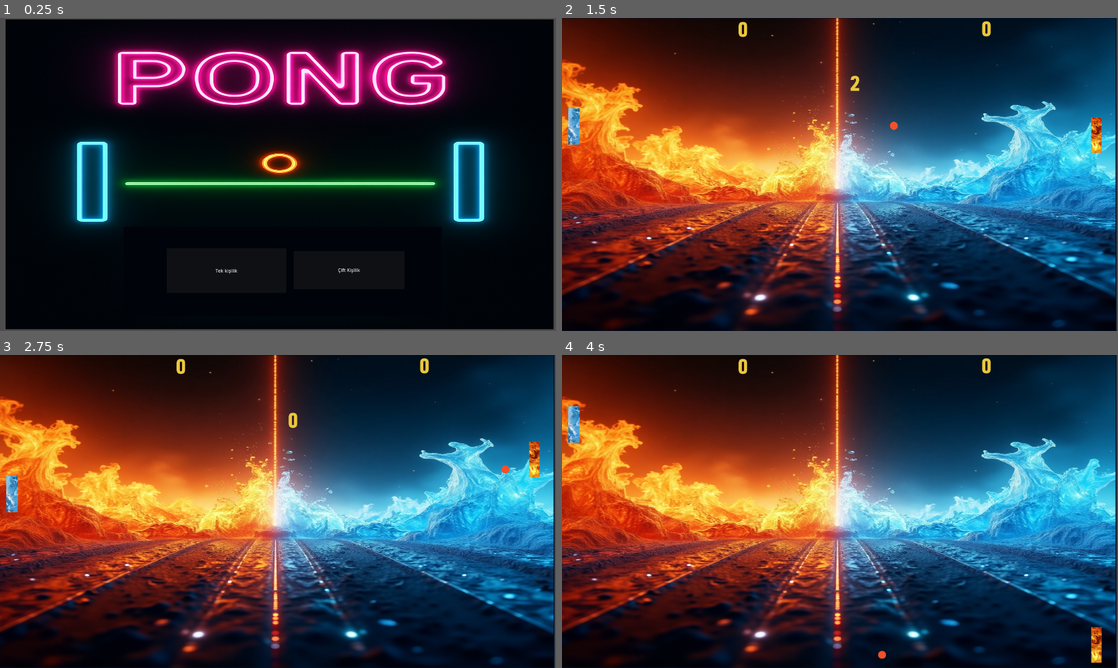
Above: before the commit, frames 1-4 (two rows, left to right).
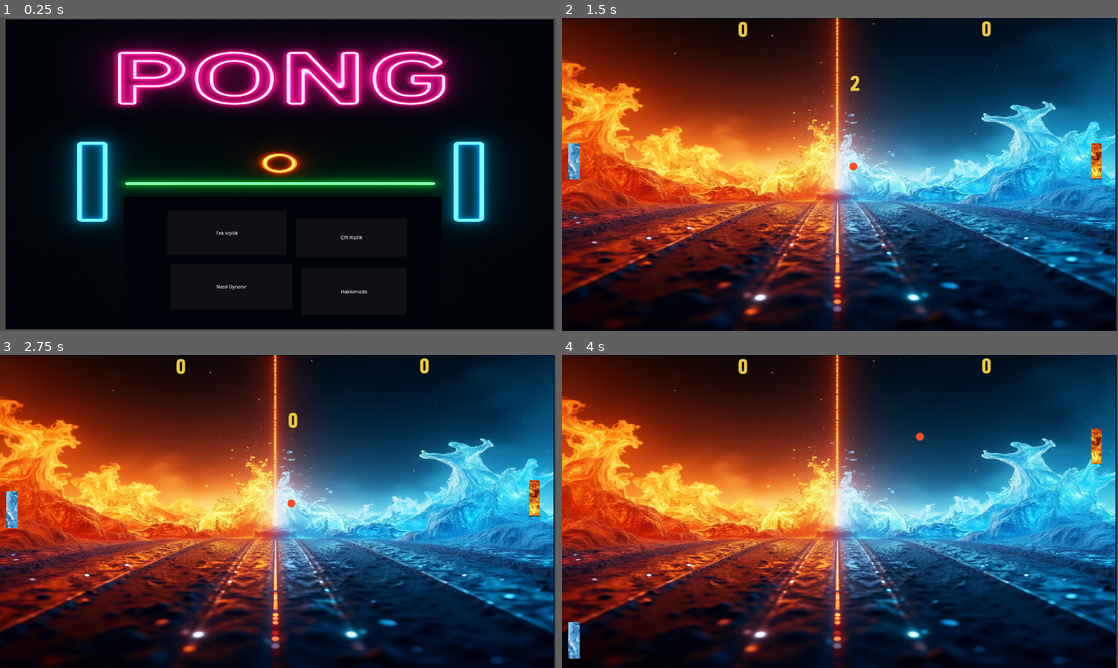
Above: after the commit, the same moments.

Repository: Abdulkadir2516/Ping_pong_oyunu_op7
Game: Godot game, scene res://sahneler/giris.tscn
The game is run twice, just before and just after one commit, with the same random seed, the same clock (stepped at 60 frames per second) and the same inputs.
Inputs:
- Up to frame 1 (0.25 s): no input
- Up to frame 2 (1.5 s): click "Tek kişilik" at 0.5 s; tap Enter (devam et, bound only before the commit) at 1.25 s; hold Up (up, bound only after the commit) from 1.28 s (still down); hold 1 (1, bound only before the commit) from 1.28 s (still down)
- Up to frame 3 (2.75 s): tap 2 (2, bound only before the commit) at 1.55, 2.1 s; release Up (up, bound only after the commit) at 2.03 s; release 1 (1, bound only before the commit) at 2.03 s; hold Down (down, bound only after the commit) from 2.03 s (still down); tap S (aşağı git) at 2.3 s
- Up to frame 4 (4 s): release Down (down, bound only after the commit) at 2.78 s; hold S (aşağı git) 2.78-3.53 s; hold Up (up, bound only after the commit) from 2.78 s (still down); tap Enter (devam et, bound only before the commit) at 3.05, 3.6 s; tap Space (durdur, bound only before the commit) at 3.8 s

The runs differ from the first frame. In frame 1, 0.2% of the frame differs, in the area x 38-80%, y 57-88%; in frame 2, 0.9%; in frame 3, 0.8%; in frame 4, 1.0%, in the area x 1-98%, y 16-99%.

Commit message:
.

Diff:
--- a/kodlar/bölüm.gd
+++ b/kodlar/bölüm.gd
@@ -47,11 +47,6 @@
 		$AcceptDialog.dialog_text = "Kaybettiniz"
 		_on_pause_button_pressed()
 
-	if Input.is_action_pressed("devam et"):
-		_on_close_button_pressed()
-	if Input.is_action_pressed("durdur"):
-		_on_pause_button_pressed()
-
 func _on_zamanlayıcı_timeout():
 	get_tree().call_group("topgrup","toputekrarbaslat")
 	$"Zamanlayıcının Metni".visible = false
--- a/kodlar/giris.gd
+++ b/kodlar/giris.gd
@@ -9,3 +9,10 @@
 func _on_cift_kisilik_pressed() -> void:
 	Global.check = true
 	get_tree().change_scene_to_file("res://sahneler/bölüm.tscn")
+
+
+
+
+
+func _on_nasıl_oynanir_pressed() -> void:
+	get_tree().change_scene_to_file("res://sahneler/nasıl_oynanır.tscn")
--- a/kodlar/rakip_oyuncu.gd
+++ b/kodlar/rakip_oyuncu.gd
@@ -23,10 +23,10 @@
 
 
 
-	if Global.check and Input.is_action_pressed("yukarı git"):
+	if Global.check and Input.is_action_pressed("up"):
 		velocity.y = velocity.y - 1
 		move_and_collide(velocity * hiz)
-	if Global.check and Input.is_action_pressed("aşağı git"):
+	if Global.check and Input.is_action_pressed("down"):
 		velocity.y = velocity.y + 1
 		move_and_collide(velocity * hiz)
 
--- a/project.godot
+++ b/project.godot
@@ -29,35 +29,23 @@
 [input]
 
 "yukarı git"={
-"deadzone": 0.5,
-"events": [Object(InputEventKey,"resource_local_to_scene":fa …(140 unchanged characters)… d":false,"keycode":0,"physical_keycode":4194320,"key_label":0,"unicode":0,"location":0,"echo":false,"script":null)
-, Object(InputEventKey,"resource_local_to_scene":false,"resource_name":"","device":-1,"window_id":0,"alt_pressed":false,"shift_pressed":false,"ctrl_pressed":false,"meta_pressed":false,"pressed":false,"keycode":0,"physical_keycode":87,"key_label":0,"unicode":119,"location":0,"echo":false,"script":null)
+"deadzone": 0.2,
+"events": [Object(InputEventKey,"resource_local_to_scene":fa …(140 unchanged characters)… d":false,"keycode":0,"physical_keycode":87,"key_label":0,"unicode":119,"location":0,"echo":false,"script":null)
 ]
 }
 "aşağı git"={
-"deadzone": 0.5,
-"events": [Object(InputEventKey,"resource_local_to_scene":false,"resource_name":"","device":0,"window_id":0,"alt_pressed":false,"shift_pressed":false,"ctrl_pressed":false,"meta_pressed":false,"pressed":false,"keycode":0,"physical_keycode":4194322,"key_label":0,"unicode":0,"location":0,"echo":false,"script":null)
-, Object(InputEventKey,"resource_local_to_scene":false,"resource_name":"","device":-1,"window_id":0,"alt_pressed":false,"shift_pressed":false,"ctrl_pressed":false,"meta_pressed":false,"pressed":false,"keycode":0,"physical_keycode":83,"key_label":0,"unicode":115,"location":0,"echo":false,"script":null)
+"deadzone": 0.2,
+"events": [Object(InputEventKey,"resource_local_to_scene":false,"resource_name":"","device":-1,"window_id":0,"alt_pressed":false,"shift_pressed":false,"ctrl_pressed":false,"meta_pressed":false,"pressed":false,"keycode":0,"physical_keycode":83,"key_label":0,"unicode":115,"location":0,"echo":false,"script":null)
 ]
 }
-durdur={
+up={
 "deadzone": 0.2,
-"events": [Object(InputEventKey,"resource_local_to_scene":fa …(139 unchanged characters)… d":false,"keycode":0,"physical_keycode":32,"key_label":0,"unicode":0,"location":0,"echo":false,"script":null)
+"events": [Object(InputEventKey,"resource_local_to_scene":fa …(139 unchanged characters)… d":false,"keycode":0,"physical_keycode":4194320,"key_label":0,"unicode":0,"location":0,"echo":false,"script":null)
 ]
 }
-"devam et"={
+down={
 "deadzone": 0.2,
-"events": [Object(InputEventKey,"resource_local_to_scene":fa …(144 unchanged characters)… lse,"keycode":0,"physical_keycode":4194309,"key_label":0,"unicode":0,"location":0,"echo":false,"script":null)
-]
-}
-1={
-"deadzone": 0.2,
-"events": [Object(InputEventKey,"resource_local_to_scene":false,"resource_name":"","device":0,"window_id":0,"alt_pressed":false,"shift_pressed":false,"ctrl_pressed":false,"meta_pressed":false,"pressed":false,"keycode":0,"physical_keycode":49,"key_label":0,"unicode":0,"location":0,"echo":false,"script":null)
-]
-}
-2={
-"deadzone": 0.2,
-"events": [Object(InputEventKey,"resource_local_to_scene":false,"resource_name":"","device":0,"window_id":0,"alt_pressed":false,"shift_pressed":false,"ctrl_pressed":false,"meta_pressed":false,"pressed":false,"keycode":0,"physical_keycode":50,"key_label":0,"unicode":0,"location":0,"echo":false,"script":null)
+"events": [Object(InputEventKey,"resource_local_to_scene":fa …(144 unchanged characters)… lse,"keycode":0,"physical_keycode":4194322,"key_label":0,"unicode":0,"location":0,"echo":false,"script":null)
 ]
 }
 
--- a/sahneler/giris.tscn
+++ b/sahneler/giris.tscn
@@ -18,27 +18,42 @@
 anchor_right = 1.0
 anchor_bottom = 1.0
 offset_left = 426.0
-offset_top = 720.0
+offset_top = 615.0
 offset_right = 1524.0
-offset_bottom = 1029.0
+offset_bottom = 1068.0
 grow_horizontal = 0
 grow_vertical = 0
 color = Color(0, 0.0117647, 0.0352941, 1)
 
 [node name="tek_kisilik" type="Button" parent="."]
-offset_left = 576.0
-offset_top = 794.0
-offset_right = 988.0
-offset_bottom = 949.0
+offset_left = 578.0
+offset_top = 664.0
+offset_right = 990.0
+offset_bottom = 819.0
 text = "Tek kişilik"
 
 [node name="cift_kisilik" type="Button" parent="."]
-offset_left = 1014.0
-offset_top = 804.0
-offset_right = 1397.0
-offset_bottom = 936.0
+offset_left = 1023.0
+offset_top = 691.0
+offset_right = 1406.0
+offset_bottom = 823.0
 text = "Çift Kişilik
 "
 
+[node name="nasıl_oynanir" type="Button" parent="."]
+offset_left = 589.0
+offset_top = 849.0
+offset_right = 1011.0
+offset_bottom = 1005.0
+text = "Nasıl Oynanır"
+
+[node name="Button2" type="Button" parent="."]
+offset_left = 1042.0
+offset_top = 862.0
+offset_right = 1404.0
+offset_bottom = 1025.0
+text = "Hakkımızda"
+
 [connection signal="pressed" from="tek_kisilik" to="." method="_on_tek_kisilik_pressed"]
 [connection signal="pressed" from="cift_kisilik" to="." method="_on_cift_kisilik_pressed"]
+[connection signal="pressed" from="nasıl_oynanir" to="." method="_on_nasıl_oynanir_pressed"]
--- /dev/null
+++ b/sahneler/nasıl_oynanır.tscn
@@ -0,0 +1,14 @@
+[gd_scene load_steps=2 format=3 uid="uid://cmhumjviovvam"]
+
+[ext_resource type="Texture2D" uid="uid://bjwmel56xljtr" path="res://assetler/Paddle.png" id="1_765f2"]
+
+[node name="Sprite2D" type="Sprite2D"]
+position = Vector2(451.125, 189.25)
+scale = Vector2(29.0887, 3.16942)
+texture = ExtResource("1_765f2")
+
+[node name="geri" type="Button" parent="."]
+offset_left = -10.9708
+offset_top = -13.9615
+offset_right = -2.97075
+offset_bottom = -5.96153
